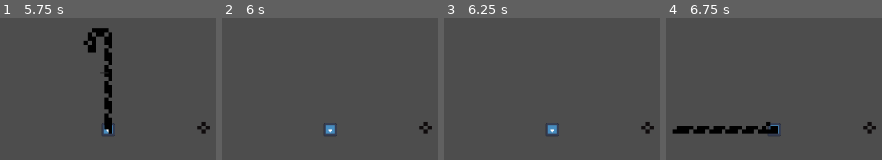
Above: before the commit, frames 1-4 (left to right).
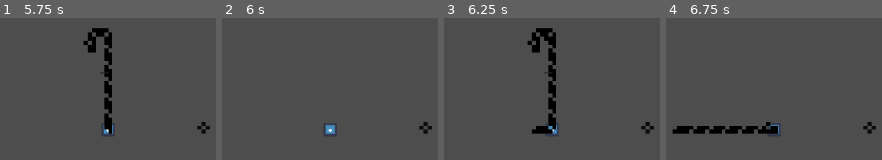
Above: after the commit, the same moments.

Repository: Vexcenot/SnakeRemastered
Game: Godot game, scene res://scenes scripts/main.tscn
The game is run twice, just before and just after one commit, with the same random seed, the same clock (stepped at 60 frames per second) and the same inputs. The engine's default icon, where the game draws it, is replaced by a stand-in: a white triangle on a blue panel in a dark square.
Inputs:
- Up to frame 1 (5.75 s): tap Enter at 0.5 s; hold Space (action) 0.53-1.28 s; hold Up (ui_up) 0.53-2.03 s; tap Shift (action2) at 1.35 s; hold Alt (action3) 2.03-2.78 s; hold Left (ui_left) 2.03-3.53 s; tap Space (action) at 2.85 s; hold Down (ui_down) 3.53-4.28 s; hold Shift (action2) 3.53-4.28 s; hold Right (ui_right) 4.28-5.03 s; tap Alt (action3) at 4.35 s; hold Up (ui_up) from 5.03 s (still down); hold Space (action) from 5.03 s (still down)
- Up to frame 2 (6 s): release Up (ui_up) at 5.78 s; release Space (action) at 5.78 s; hold Right (ui_right) from 5.78 s (still down); tap Shift (action2) at 5.85 s
- Up to frame 3 (6.25 s): keep holding Right (ui_right)
- Up to frame 4 (6.75 s): keep holding Right (ui_right); hold Alt (action3) from 6.53 s (still down)

Frames 1-2 are identical in both runs. In frame 3, 3.4% of the frame differs, in the area x 38-52%, y 7-82%; in frame 4, nothing differs.

Commit message:
made flashing more accurate

Diff:
--- a/scenes scripts/global.gd
+++ b/scenes scripts/global.gd
@@ -26,10 +26,10 @@
 		reversing = false
 
 func hurt():
-	for i in range(3):
+	for i in range(4):
 		seeable = !seeable
-		await get_tree().create_timer(0.3).timeout
+		await get_tree().create_timer(0.15).timeout
 		seeable = !seeable
-		await get_tree().create_timer(0.3).timeout
+		await get_tree().create_timer(0.23).timeout
 
 	get_tree().reload_current_scene()
